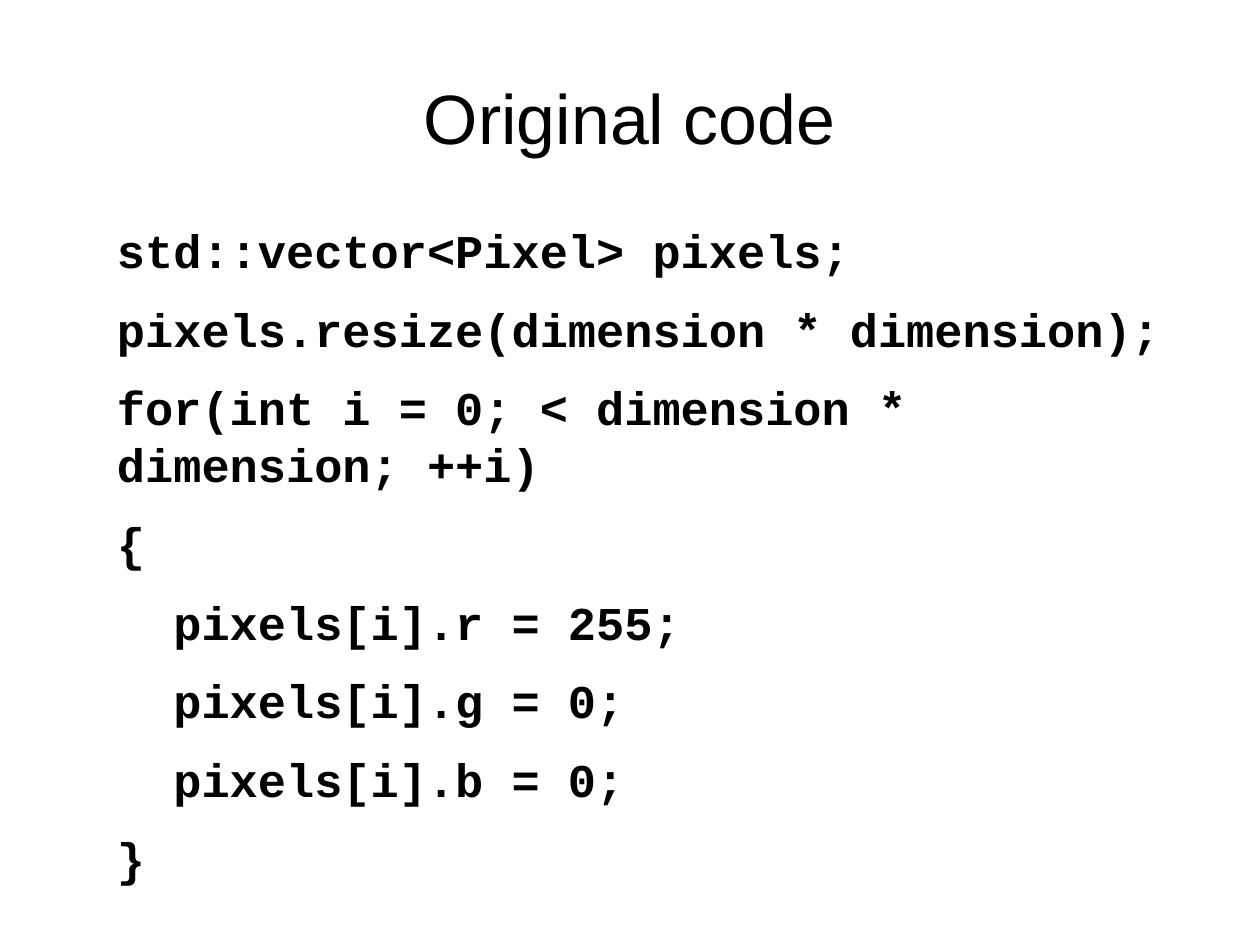
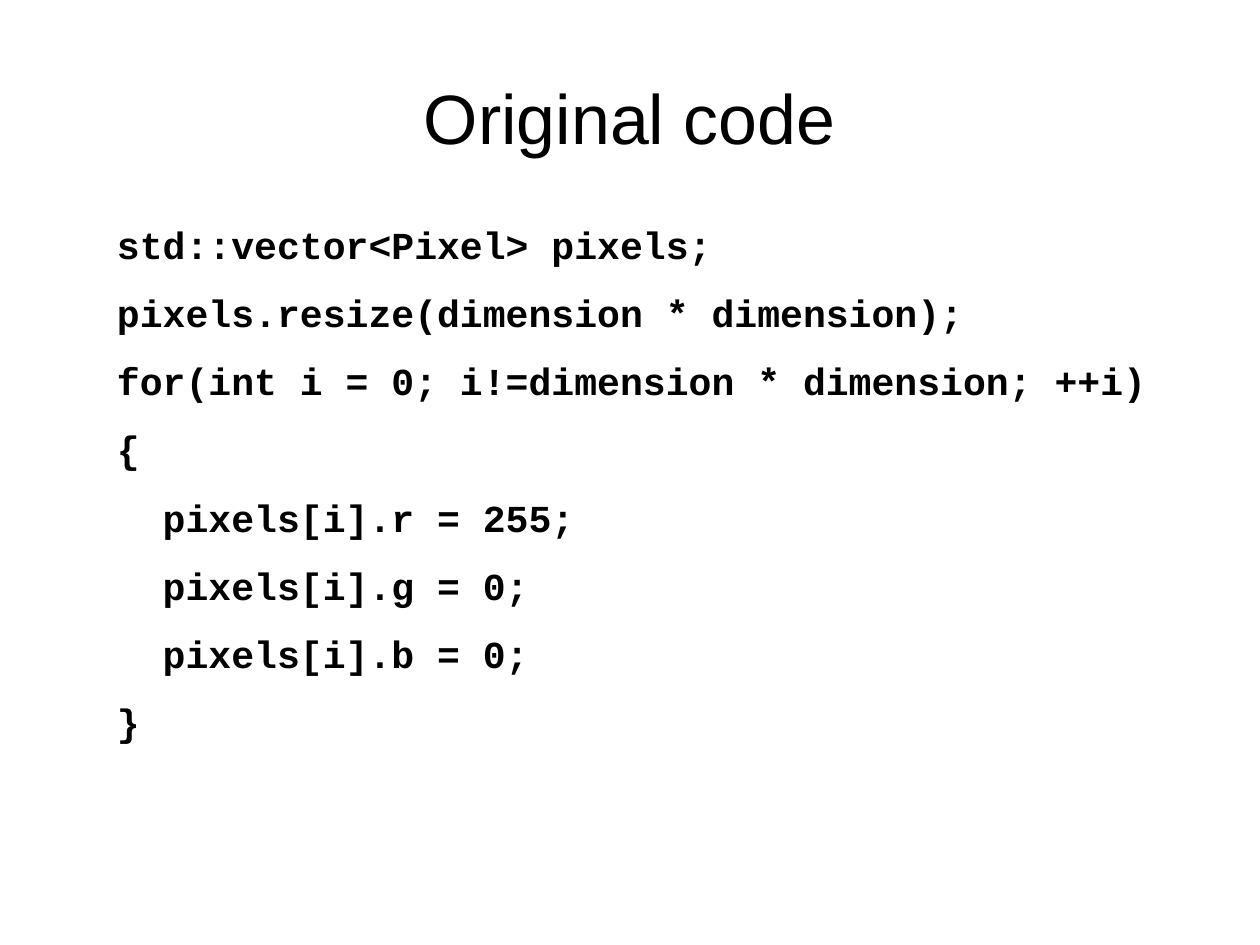
Before and after one commit to richelbilderbeek/CppPresentations, a slide deck: slide 18 of ArrayVersusStdArray/ArrayVersusStdArray.odp. Drawn at 1260x945 pixels with LibreOffice and Linux fonts; fonts in the diff are those of the drawing. Boxes give left, top, right and bottom in pixels: in the first picture for what was removed or moved away, otherwise in the second. Text is boxed around its words. In the diff, an @@ line names an element or a change of style, - is before the commit and + after.

```diff
--- a/ArrayVersusStdArray/ArrayVersusStdArray.odp
+++ b/ArrayVersusStdArray/ArrayVersusStdArray.odp
@@ text at bbox=[117, 232, 964, 676]: size 29.6 to 24 pt in "std::vector<Pixel> pixels;", "pixels.resize(dimension * dimension);", "{", "pixels[i].r = 255;" and 3 more places @@
@@ text at bbox=[117, 368, 1146, 403]: text changed; size 29.6 to 24 pt @@
-for(int i = 0; < dimension * dimension; ++i)
+for(int i = 0; i!=dimension * dimension; ++i)
```
Also in this commit, not shown: 1 other file.
